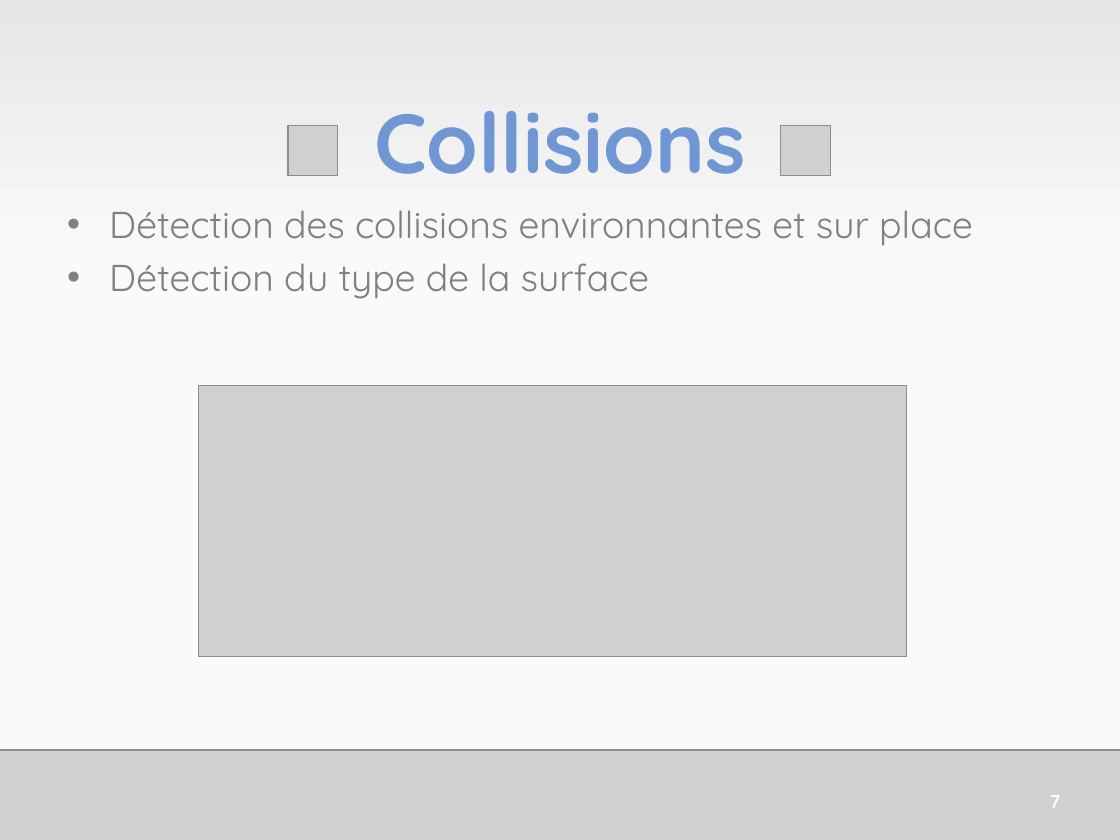
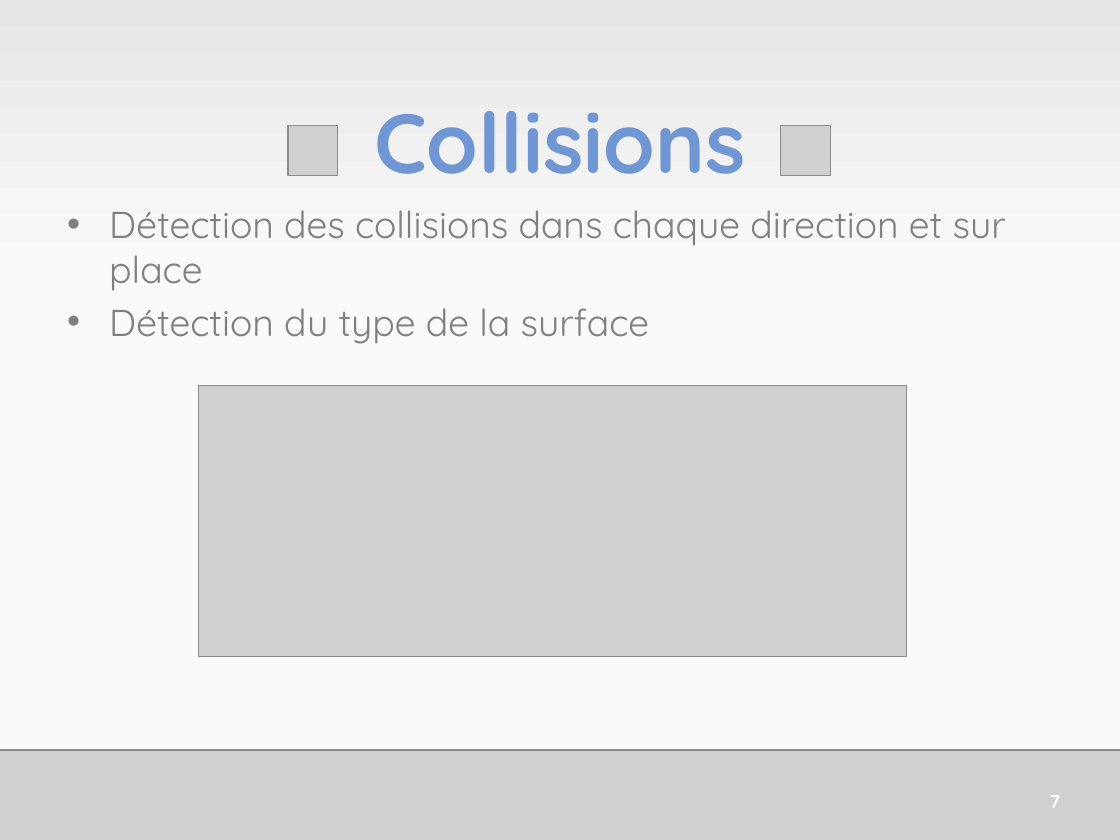
Before and after one commit to HE-ArcSurvivors/james-gouin-v1, a slide deck: slide 8 of Administration/JamesGouinSePresente.pptx. Drawn at 1120x840 pixels with LibreOffice and Linux fonts; fonts in the diff are those of the drawing; grey boxes stand for pictures. Boxes give left, top, right and bottom in pixels: in the first picture for what was removed or moved away, otherwise in the second. Text is boxed around its words. In the diff, an @@ line names an element or a change of style, - is before the commit and + after.

```diff
--- a/Administration/JamesGouinSePresente.pptx
+++ b/Administration/JamesGouinSePresente.pptx
@@ text at box(109, 210, 1006, 291): text changed @@
-• Détection des collisions environnantes et sur place
+• Détection des collisions dans chaque direction et sur place
```
Also in this commit, not shown: 9 other slides changed.
